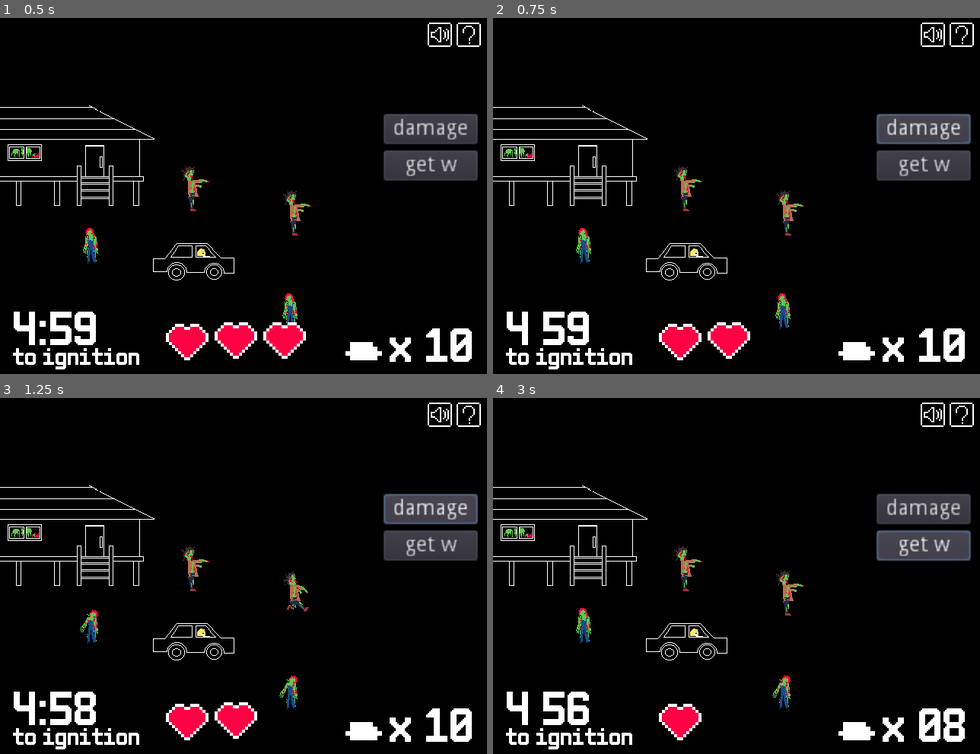
Above: before the commit, frames 1-4 (two rows, left to right).
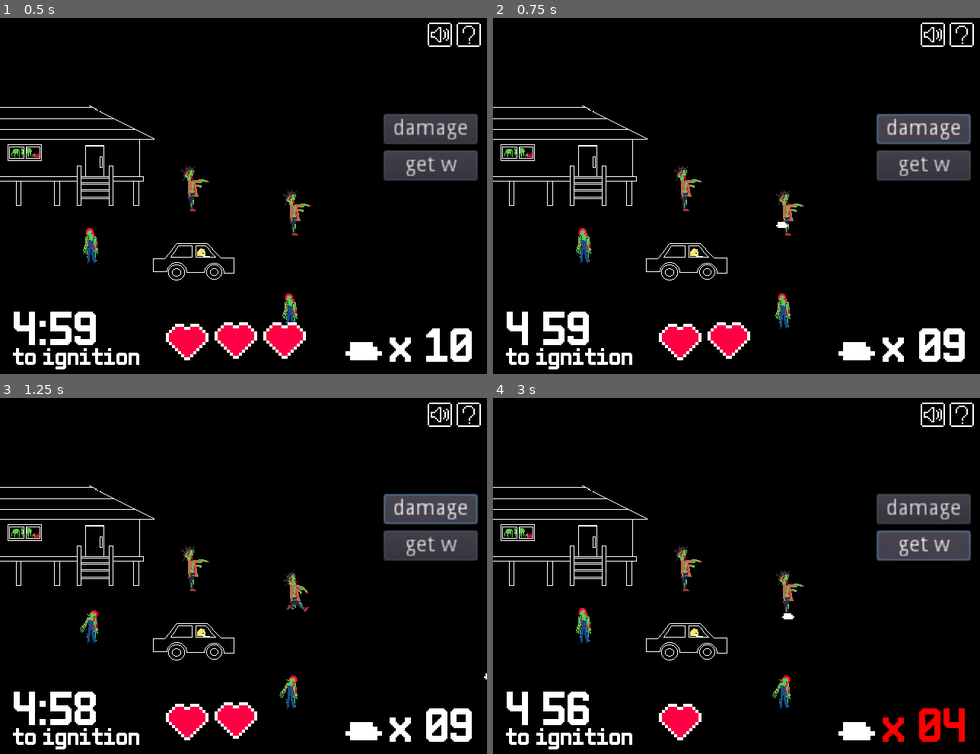
Above: after the commit, the same moments.

Repository: sanitygames/gameoff2022
Game: Godot game, scene res://game/Game.tscn
The game is run twice, just before and just after one commit, with the same random seed, the same clock (stepped at 60 frames per second) and the same inputs. This scene is started directly instead of the project's main scene.
Inputs:
- Up to frame 1 (0.5 s): no input
- Up to frame 2 (0.75 s): click "damage" at 0.5 s
- Up to frame 3 (1.25 s): no input
- Up to frame 4 (3 s): click "get w" at 1.25 s; click "damage" at 2 s; click "get w" at 2.75 s

Frame 1 is identical in both runs. In frame 2, 0.3% of the frame differs, in the area x 58-96%, y 57-97%; in frame 3, 0.3%; in frame 4, 0.9%, in the area x 59-97%, y 60-97%.

Commit message:
weapon spawn

Diff:
--- /dev/null
+++ b/game/Game.gd
@@ -0,0 +1,7 @@
+extends Node2D
+
+func _input(event):
+	if event is InputEventMouseButton:
+		if event.is_pressed() && event.button_index == BUTTON_LEFT:
+			if $GameUILayer/WeaponUI.get_weapon():
+				$WeaponSpawner.spawn(event.position)
--- a/game/Game.tscn
+++ b/game/Game.tscn
@@ -74,7 +74,7 @@
 [ext_resource path="res://resource/png/demo_player/player88.png" type="Texture" id=72]
 [ext_resource path="res://resource/png/demo_player/player89.png" type="Texture" id=73]
 [ext_resource path="res://resource/png/demo_player/player90.png" type="Texture" id=74]
-[ext_resource path="res://ignition_timer/IgnitionTimer.gd" type="Script" id=75]
+[ext_resource path="res://weapon/Weapon.tscn" type="PackedScene" id=75]
 [ext_resource path="res://resource/png/demo/blood_red2.png" type="Texture" id=76]
 [ext_resource path="res://resource/png/demo/blood_green3.png" type="Texture" id=77]
 [ext_resource path="res://resource/png/demo/blood_green1.png" type="Texture" id=78]
@@ -106,7 +106,9 @@
 [ext_resource path="res://resource/png/heart.png" type="Texture" id=104]
 [ext_resource path="res://resource/png/stone1.png" type="Texture" id=105]
 [ext_resource path="res://resource/font/font32px.tres" type="DynamicFont" id=106]
-[ext_resource path="res://game/Weapon.gd" type="Script" id=107]
+[ext_resource path="res://game/WeaponSpawner.gd" type="Script" id=107]
+[ext_resource path="res://game/Game.gd" type="Script" id=108]
+[ext_resource path="res://game/WeaponUI.gd" type="Script" id=109]
 
 [sub_resource type="SpriteFrames" id=1]
 animations = [ {
@@ -133,6 +135,7 @@
 } ]
 
 [node name="Game" type="Node2D"]
+script = ExtResource( 108 )
 
 [node name="ColorRect" type="ColorRect" parent="."]
 margin_right = 320.0
@@ -203,43 +206,49 @@
 [node name="Zombie6" parent="." instance=ExtResource( 1 )]
 position = Vector2( 195, 131 )
 
+[node name="WeaponSpawner" type="Node2D" parent="."]
+position = Vector2( 133, 156 )
+script = ExtResource( 107 )
+weapon_prefab = ExtResource( 75 )
+gravity = 500.0
+speed = 300.0
+
 [node name="GameUILayer" type="CanvasLayer" parent="."]
 
 [node name="IgnitionTimer" parent="GameUILayer" instance=ExtResource( 95 )]
-script = ExtResource( 75 )
 __meta__ = {
 "_edit_lock_": true
 }
 is_active = true
 
-[node name="Life" type="Node2D" parent="GameUILayer"]
+[node name="LifeUI" type="Node2D" parent="GameUILayer"]
 position = Vector2( 8, -9 )
 script = ExtResource( 103 )
 
-[node name="Heart" type="Sprite" parent="GameUILayer/Life"]
+[node name="Heart" type="Sprite" parent="GameUILayer/LifeUI"]
 position = Vector2( 115, 222 )
 scale = Vector2( 2, 2 )
 texture = ExtResource( 104 )
 
-[node name="Heart2" type="Sprite" parent="GameUILayer/Life"]
+[node name="Heart2" type="Sprite" parent="GameUILayer/LifeUI"]
 position = Vector2( 147, 221 )
 scale = Vector2( 2, 2 )
 texture = ExtResource( 104 )
 
-[node name="Heart3" type="Sprite" parent="GameUILayer/Life"]
+[node name="Heart3" type="Sprite" parent="GameUILayer/LifeUI"]
 position = Vector2( 179, 221 )
 scale = Vector2( 2, 2 )
 texture = ExtResource( 104 )
 
-[node name="Weapon" type="Node2D" parent="GameUILayer"]
-script = ExtResource( 107 )
-
-[node name="Stone" type="Sprite" parent="GameUILayer/Weapon"]
+[node name="WeaponUI" type="Node2D" parent="GameUILayer"]
+script = ExtResource( 109 )
+
+[node name="Stone" type="Sprite" parent="GameUILayer/WeaponUI"]
 position = Vector2( 239, 221 )
 scale = Vector2( 3, 3 )
 texture = ExtResource( 105 )
 
-[node name="Count" type="Label" parent="GameUILayer/Weapon"]
+[node name="Count" type="Label" parent="GameUILayer/WeaponUI"]
 margin_left = 255.0
 margin_top = 202.0
 margin_right = 311.0
@@ -264,5 +273,5 @@
 margin_bottom = 109.0
 text = "get w"
 
-[connection signal="pressed" from="Debug/Button" to="GameUILayer/Life" method="_on_Button_pressed"]
-[connection signal="pressed" from="Debug/Button2" to="GameUILayer/Weapon" method="_on_Button2_pressed"]
+[connection signal="pressed" from="Debug/Button" to="GameUILayer/LifeUI" method="_on_Button_pressed"]
+[connection signal="pressed" from="Debug/Button2" to="GameUILayer/WeaponUI" method="_on_Button2_pressed"]
--- /dev/null
+++ b/game/WeaponSpawner.gd
@@ -0,0 +1,18 @@
+extends Node2D
+
+export (PackedScene) var weapon_prefab
+export (float) var gravity = 300.0
+export (float) var speed = 200.0
+
+var velocity = Vector2.RIGHT
+
+
+
+func spawn(_to):
+	var w = weapon_prefab.instance()
+	w.position = global_position
+
+	var dir = (_to - position).normalized()
+	w.velocity = dir * speed
+	w.g = gravity
+	owner.add_child(w)
--- a/game/Weapon.gd
+++ b/game/WeaponUI.gd
@@ -13,6 +13,10 @@
 		_update()
 		return true
 
+func add_weapon():
+	count = min(30, count + 1)
+	_update()
+
 func _update():
 	$Count.text = "x %02d" % count
 	$Count.modulate = Color.white if count > 5 else Color.red
--- a/project.godot
+++ b/project.godot
@@ -71,7 +71,7 @@
 
 [layer_names]
 
-2d_physics/layer_1="zombie"
+2d_physics/layer_1="weapon"
 2d_physics/layer_2="bullet"
 
 [physics]
--- a/title/Title.tscn
+++ b/title/Title.tscn
@@ -73,7 +73,6 @@
 [ext_resource path="res://resource/png/demo_player/player88.png" type="Texture" id=71]
 [ext_resource path="res://resource/png/demo_player/player89.png" type="Texture" id=72]
 [ext_resource path="res://resource/png/demo_player/player90.png" type="Texture" id=73]
-[ext_resource path="res://ignition_timer/IgnitionTimer.gd" type="Script" id=74]
 [ext_resource path="res://resource/png/demo_player/player1.png" type="Texture" id=75]
 [ext_resource path="res://resource/png/demo_player/player2.png" type="Texture" id=76]
 [ext_resource path="res://resource/png/demo_player/player3.png" type="Texture" id=77]
@@ -168,8 +167,6 @@
 }
 
 [node name="IgnitionTimer" parent="." instance=ExtResource( 91 )]
-script = ExtResource( 74 )
-is_active = false
 
 [node name="StartButton" type="Button" parent="."]
 margin_left = 238.0
--- /dev/null
+++ b/weapon/Weapon.gd
@@ -0,0 +1,19 @@
+extends KinematicBody2D
+
+
+var velocity = Vector2.ZERO setget set_velocity
+var g = 0.0 setget set_gravity
+
+func set_velocity(value):
+	velocity = value
+
+func set_gravity(value):
+	g = value
+
+func _physics_process(delta):
+	velocity.y += g * delta
+	var _c = move_and_collide(velocity * delta)
+
+
+func _on_Timer_timeout():
+	queue_free()
--- /dev/null
+++ b/weapon/Weapon.tscn
@@ -0,0 +1,24 @@
+[gd_scene load_steps=4 format=2]
+
+[ext_resource path="res://resource/png/stone1.png" type="Texture" id=1]
+[ext_resource path="res://weapon/Weapon.gd" type="Script" id=2]
+
+[sub_resource type="CircleShape2D" id=1]
+radius = 4.0
+
+[node name="Weapon" type="KinematicBody2D"]
+collision_mask = 0
+script = ExtResource( 2 )
+
+[node name="CollisionShape2D" type="CollisionShape2D" parent="."]
+shape = SubResource( 1 )
+
+[node name="Stone1" type="Sprite" parent="."]
+texture = ExtResource( 1 )
+
+[node name="Timer" type="Timer" parent="."]
+wait_time = 3.0
+one_shot = true
+autostart = true
+
+[connection signal="timeout" from="Timer" to="." method="_on_Timer_timeout"]
Not shown, added: .VSCodeCounter/2022-11-26_16-54-49/diff.csv
Not shown, added: .VSCodeCounter/2022-11-26_16-54-49/diff.txt
Not shown, added: .VSCodeCounter/2022-11-26_16-54-49/results.csv
Not shown, added: .VSCodeCounter/2022-11-26_16-54-49/results.json
Not shown, added: .VSCodeCounter/2022-11-26_16-54-49/results.txt
Not shown, added: .VSCodeCounter/2022-11-26_18-52-55/diff.csv
Not shown, added: .VSCodeCounter/2022-11-26_18-52-55/diff.txt
Not shown, added: .VSCodeCounter/2022-11-26_18-52-55/results.csv
Not shown, added: .VSCodeCounter/2022-11-26_18-52-55/results.json
Not shown, added: .VSCodeCounter/2022-11-26_18-52-55/results.txt
Not shown: 1 places in game/Game.tscn that only renumber resources
Not shown: 1 places in title/Title.tscn that only renumber resources
(and 8 more such lines)
